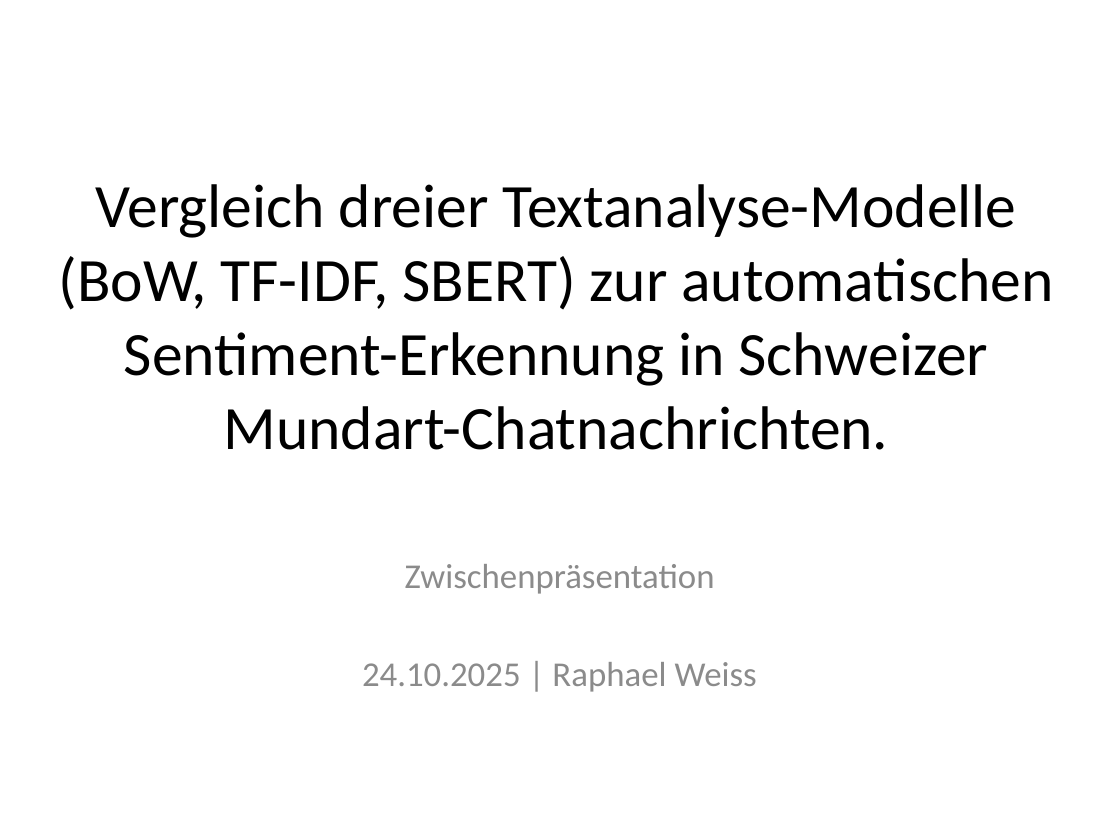
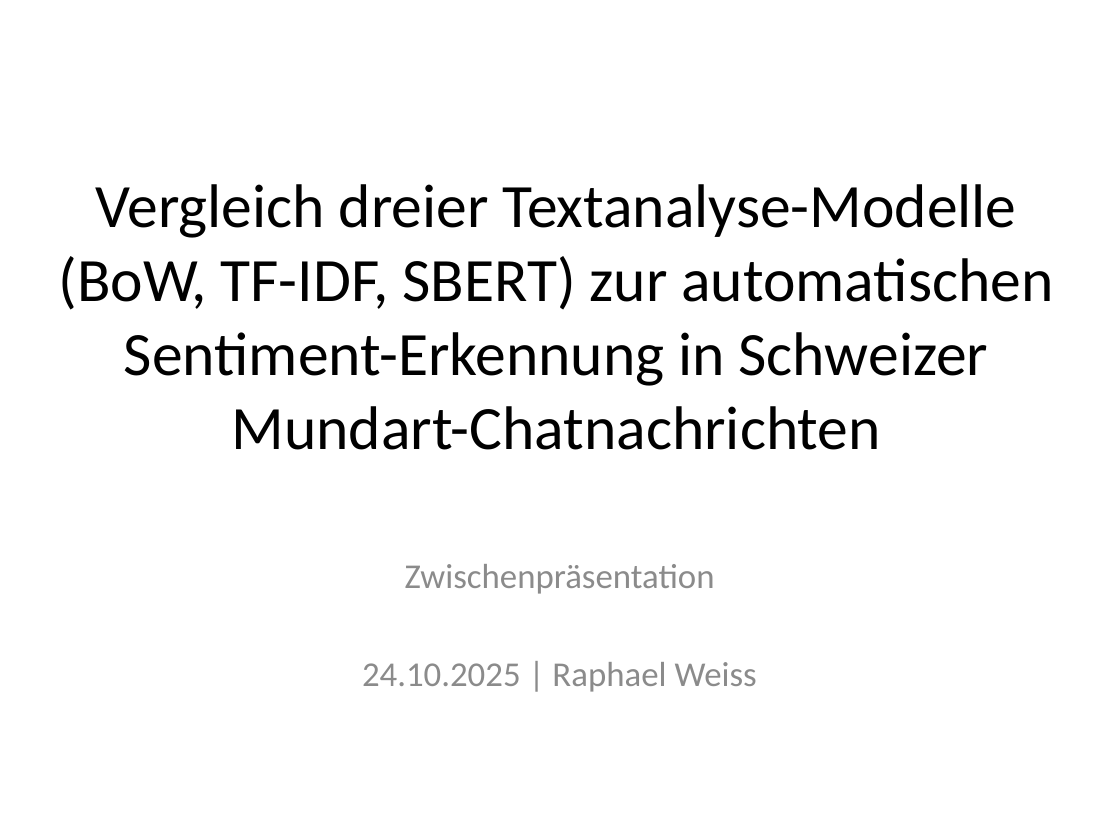
Before and after one commit to raphiweiss/Mundart-Chat-Sentiment, a slide deck: slide 1 of Zwischenpräsentation_RWeiss.pptx. Drawn at 1120x840 pixels with LibreOffice and Linux fonts; fonts in the diff are those of the drawing. Boxes give left, top, right and bottom in pixels: in the first picture for what was removed or moved away, otherwise in the second. Text is boxed around its words. In the diff, an @@ line names an element or a change of style, - is before the commit and + after.

Commit message:
Präsentation

```diff
--- a/Zwischenpräsentation_RWeiss.pptx
+++ b/Zwischenpräsentation_RWeiss.pptx
@@ title at [58,184,1053,450]: text changed @@
-Vergleich dreier Textanalyse-Modelle (BoW, TF-IDF, SBERT) zur automatischen Sentiment-Erkennung in Schweizer Mundart-Chatnachrichten.
+Vergleich dreier Textanalyse-Modelle (BoW, TF-IDF, SBERT) zur automatischen Sentiment-Erkennung in Schweizer Mundart-Chatnachrichten
```
Also in this commit, not shown: 5 other slides changed, 2 slides added, 3 other files.
